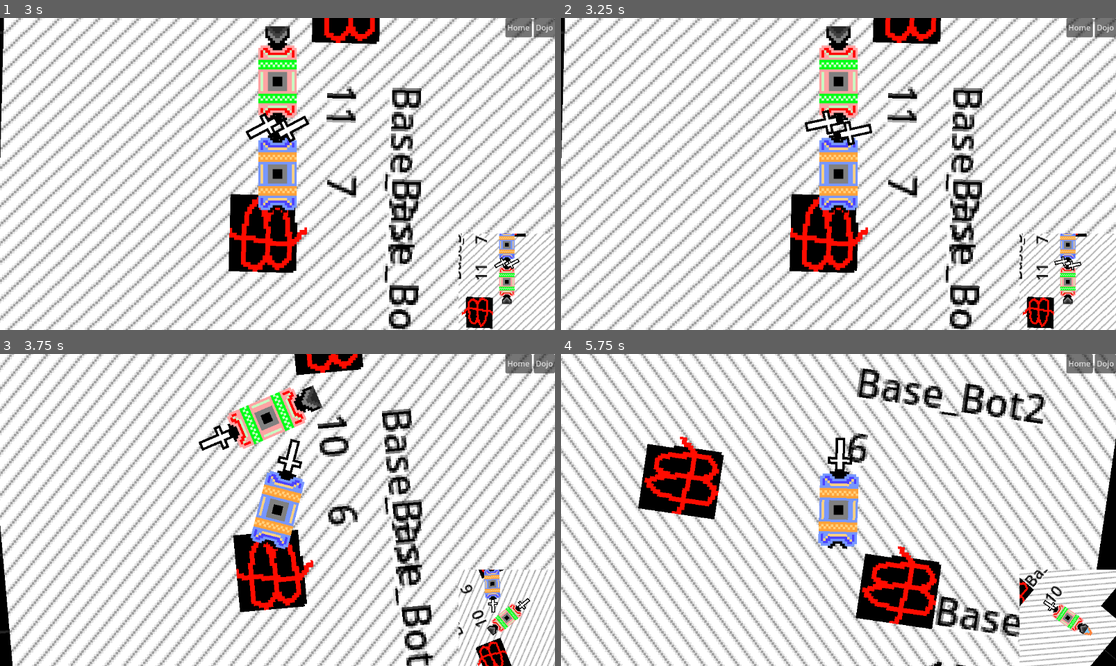
Above: before the commit, frames 1-4 (two rows, left to right).
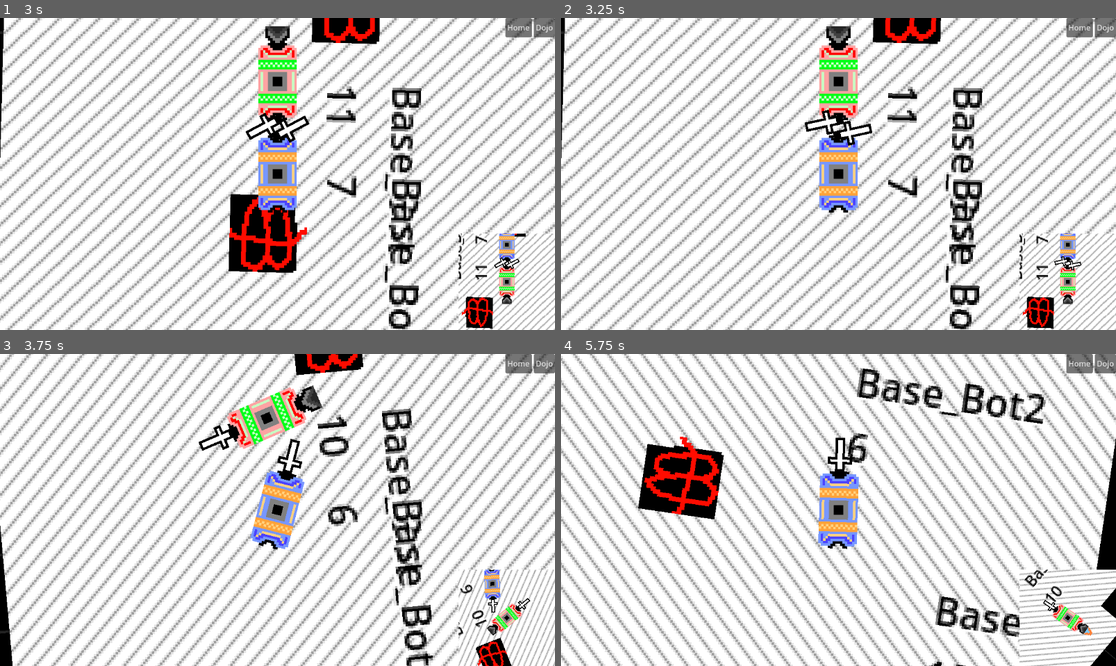
Above: after the commit, the same moments.

Repository: CWmain/botManager
Game: Godot game, scene res://Scene/base.tscn
Same seed, same stepped clock (60 frames per second), same inputs: the game is played once before the commit and once after it.
Inputs (mouse positions are in pixels of both pictures, inside the frame that each line leads up to):
- Up to frame 1 (3 s): move the mouse to (149, 186) at 0.52 s; hold T (RemoveObject, bound only after the commit) 0.53-1.28 s; click (149, 186) at 0.67 s; move the mouse to (432, 177) at 1.27 s; hold Down (ui_down) 1.28-2.03 s; tap C (BotCam) at 1.35 s; click (432, 177) at 1.42 s; tap T (RemoveObject, bound only after the commit) at 1.55 s; move the mouse to (333, 105) at 2.02 s; hold T (RemoveObject, bound only after the commit) 2.03-2.78 s; click (333, 105) at 2.1 s; move the mouse to (249, 236) at 2.77 s; tap R (PlaceObject) at 2.85 s; click (249, 236) at 2.92 s
- Up to frame 2 (3.25 s): tap T (RemoveObject, bound only after the commit) at 3.05 s
- Up to frame 3 (3.75 s): move the mouse to (444, 556) at 3.52 s; hold Down (ui_down) from 3.53 s (still down); hold Right mouse button (Select) from 3.53 s (still down); click (444, 556) at 3.67 s
- Up to frame 4 (5.75 s): keep holding Down (ui_down); tap T (RemoveObject, bound only after the commit) at 3.8, 4.35 s; move the mouse to (672, 463) at 4.27 s; release Right mouse button (Select) at 4.28 s; click (672, 463) at 4.42 s; move the mouse to (866, 510) at 5.02 s; hold T (RemoveObject, bound only after the commit) from 5.03 s (still down); click (866, 510) at 5.17 s

Frame 1 is identical in both runs. In frame 2, 2.7% of the frame differs, in the area x 41-95%, y 56-82%; in frame 3, 2.8%; in frame 4, 3.2%, in the area x 53-86%, y 61-89%.

Commit message:
Allow placed objects to be removed. Current placement shifts do not work for miniview

Diff:
--- /dev/null
+++ b/Objects/Furniture/TestFuniture/test_funiture.gd
@@ -0,0 +1,13 @@
+extends Node2D
+
+var toClear: bool = false
+
+func _input(event: InputEvent) -> void:
+	if event.is_action_pressed("RemoveObject") and toClear:
+		queue_free()
+
+func _on_area_2d_mouse_entered() -> void:
+	toClear = true
+
+func _on_area_2d_mouse_exited() -> void:
+	toClear = false
--- a/Objects/Furniture/TestFuniture/test_funiture.tscn
+++ b/Objects/Furniture/TestFuniture/test_funiture.tscn
@@ -1,8 +1,22 @@
-[gd_scene load_steps=2 format=3 uid="uid://j6th6kh3pld4"]
+[gd_scene load_steps=4 format=3 uid="uid://j6th6kh3pld4"]
 
+[ext_resource type="Script" uid="uid://crvy0fsmiu45f" path="res://Objects/Furniture/TestFuniture/test_funiture.gd" id="1_2lh87"]
 [ext_resource type="Texture2D" uid="uid://dskb8qqxwuslt" path="res://Objects/Furniture/TestFuniture/TestFuniture.png" id="1_3fl2s"]
 
+[sub_resource type="RectangleShape2D" id="RectangleShape2D_gy3vo"]
+
 [node name="TestFuniture" type="Node2D"]
+script = ExtResource("1_2lh87")
 
 [node name="Sprite2D" type="Sprite2D" parent="."]
 texture = ExtResource("1_3fl2s")
+
+[node name="Area2D" type="Area2D" parent="."]
+monitoring = false
+monitorable = false
+
+[node name="CollisionShape2D" type="CollisionShape2D" parent="Area2D"]
+shape = SubResource("RectangleShape2D_gy3vo")
+
+[connection signal="mouse_entered" from="Area2D" to="." method="_on_area_2d_mouse_entered"]
+[connection signal="mouse_exited" from="Area2D" to="." method="_on_area_2d_mouse_exited"]
--- a/project.godot
+++ b/project.godot
@@ -42,6 +42,11 @@
 "events": [Object(InputEventKey,"resource_local_to_scene":false,"resource_name":"","device":-1,"window_id":0,"alt_press …(192 unchanged characters)…
 ]
 }
+RemoveObject={
+"deadzone": 0.2,
+"events": [Object(InputEventKey,"resource_local_to_scene":false,"resource_name":"","device":-1,"window_id":0,"alt_pressed":false,"shift_pressed":false,"ctrl_pressed":false,"meta_pressed":false,"pressed":false,"keycode":0,"physical_keycode":84,"key_label":0,"unicode":116,"location":0,"echo":false,"script":null)
+]
+}
 
 [layer_names]
 
Not shown, added: Objects/Furniture/TestFuniture/test_funiture.gd.uid
